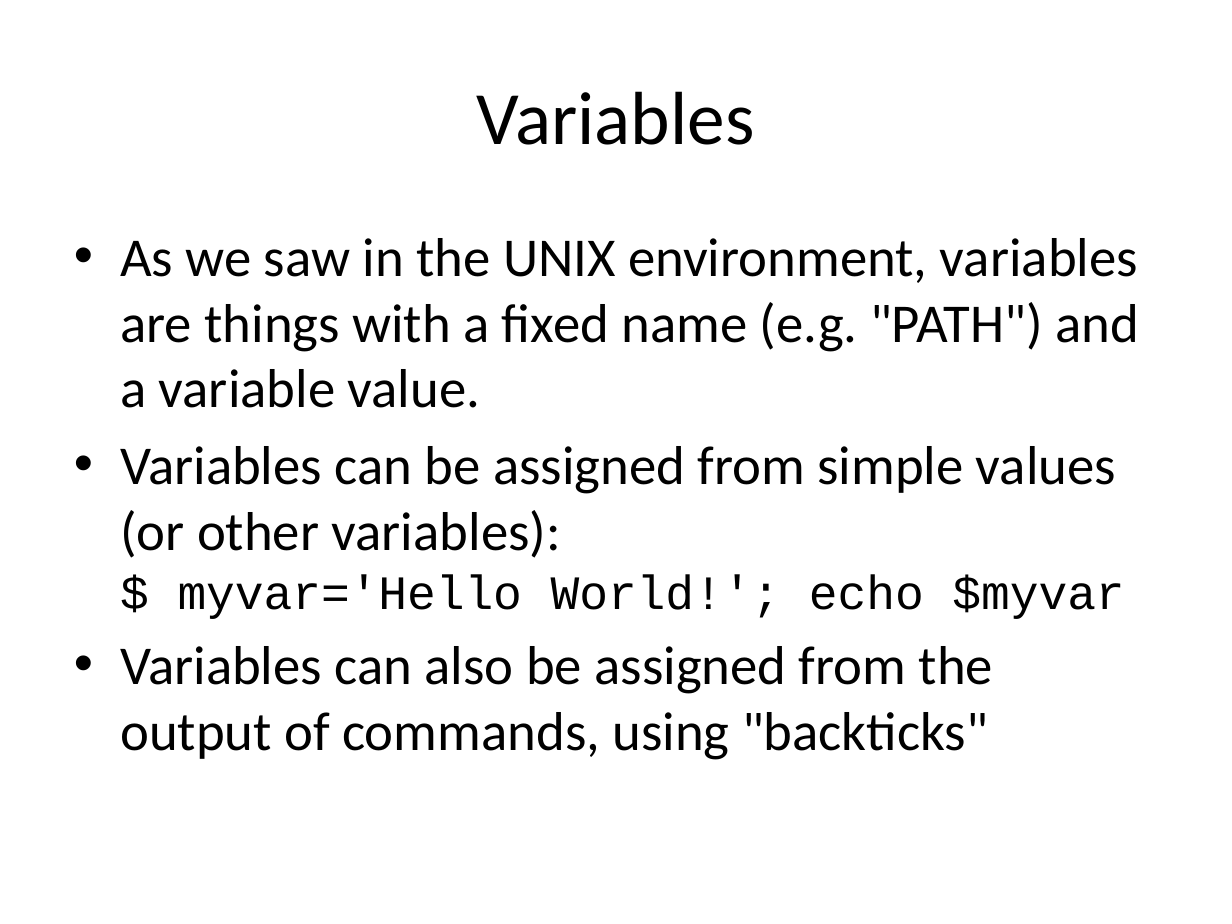
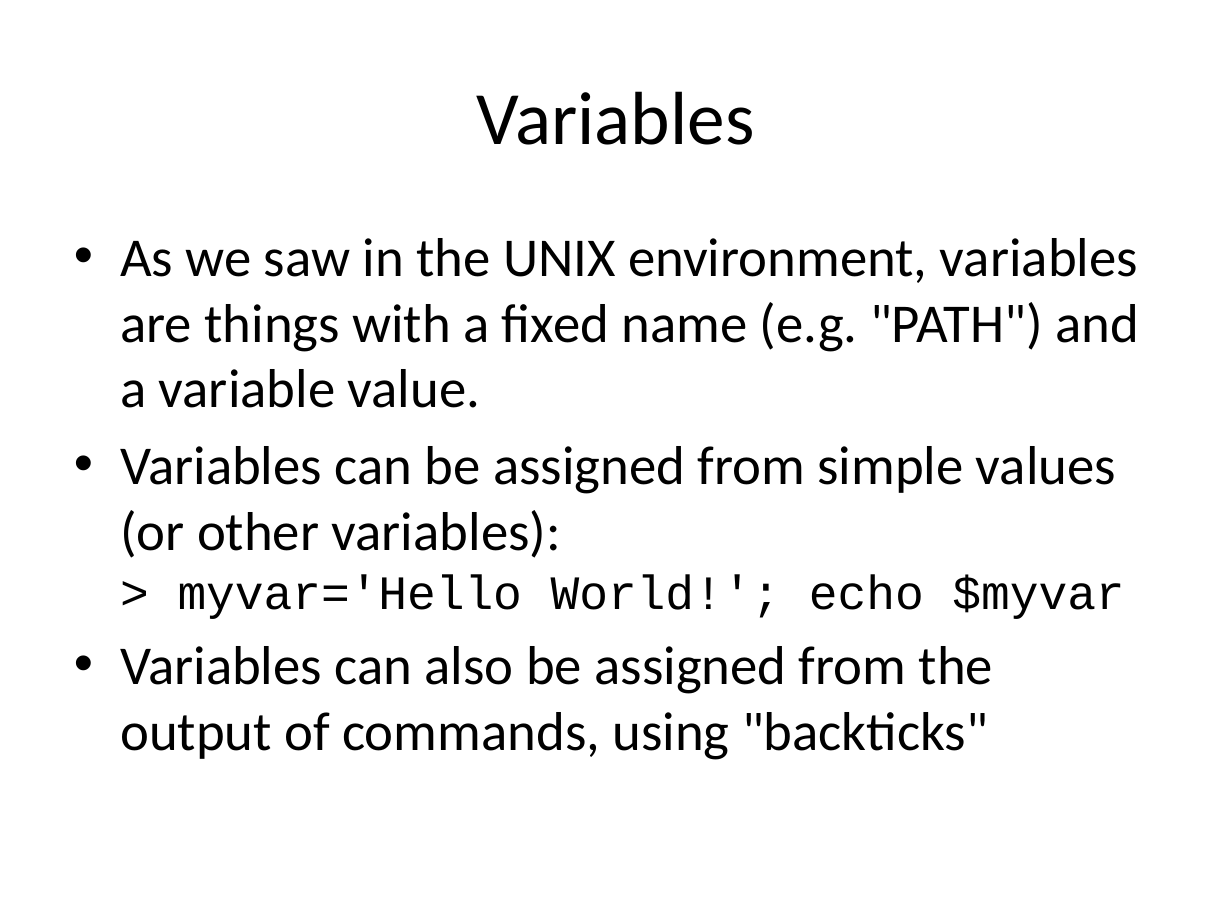
Before and after one commit to naturalis/arangs, a slide deck: slide 10 of doc/slides/day2/session1/CLIScripting.pptx. Drawn at 1232x924 pixels with LibreOffice and Linux fonts; fonts in the diff are those of the drawing. Boxes give left, top, right and bottom in pixels: in the first picture for what was removed or moved away, otherwise in the second. Text is boxed around its words. In the diff, an @@ line names an element or a change of style, - is before the commit and + after.

```diff
--- a/doc/slides/day2/session1/CLIScripting.pptx
+++ b/doc/slides/day2/session1/CLIScripting.pptx
@@ text at [120, 446, 1124, 619]: text changed @@
-• Variables can be assigned from simple values (or other variables):
-  $ myvar='Hello World!'; echo $myvar
+• Variables can be assigned from simple values (or other variables):
+  > myvar='Hello World!'; echo $myvar
```
Also in this commit, not shown: 7 other slides changed, 4 other files.
